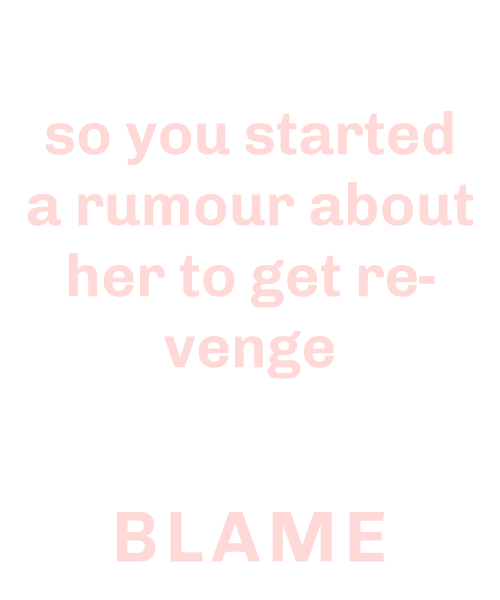
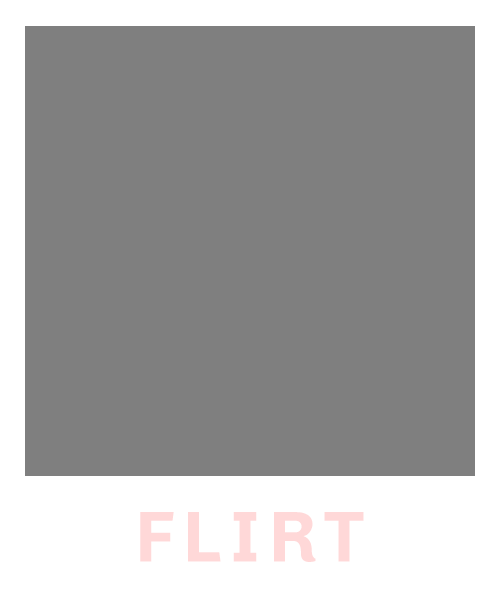
Before/after of a 500 x 600 layered artwork. What changed in the layer stack:
renamed "so you started a rumour about her to get revenge" to "you both don’t like Zoe", painted on it over [27, 111, 473, 379]
renamed "BLAME" to "FLIRT", painted on it over [117, 512, 385, 562]
showed "Rectangle 1" (2nd of 9, in "BLAME") over [25, 26, 475, 476]
